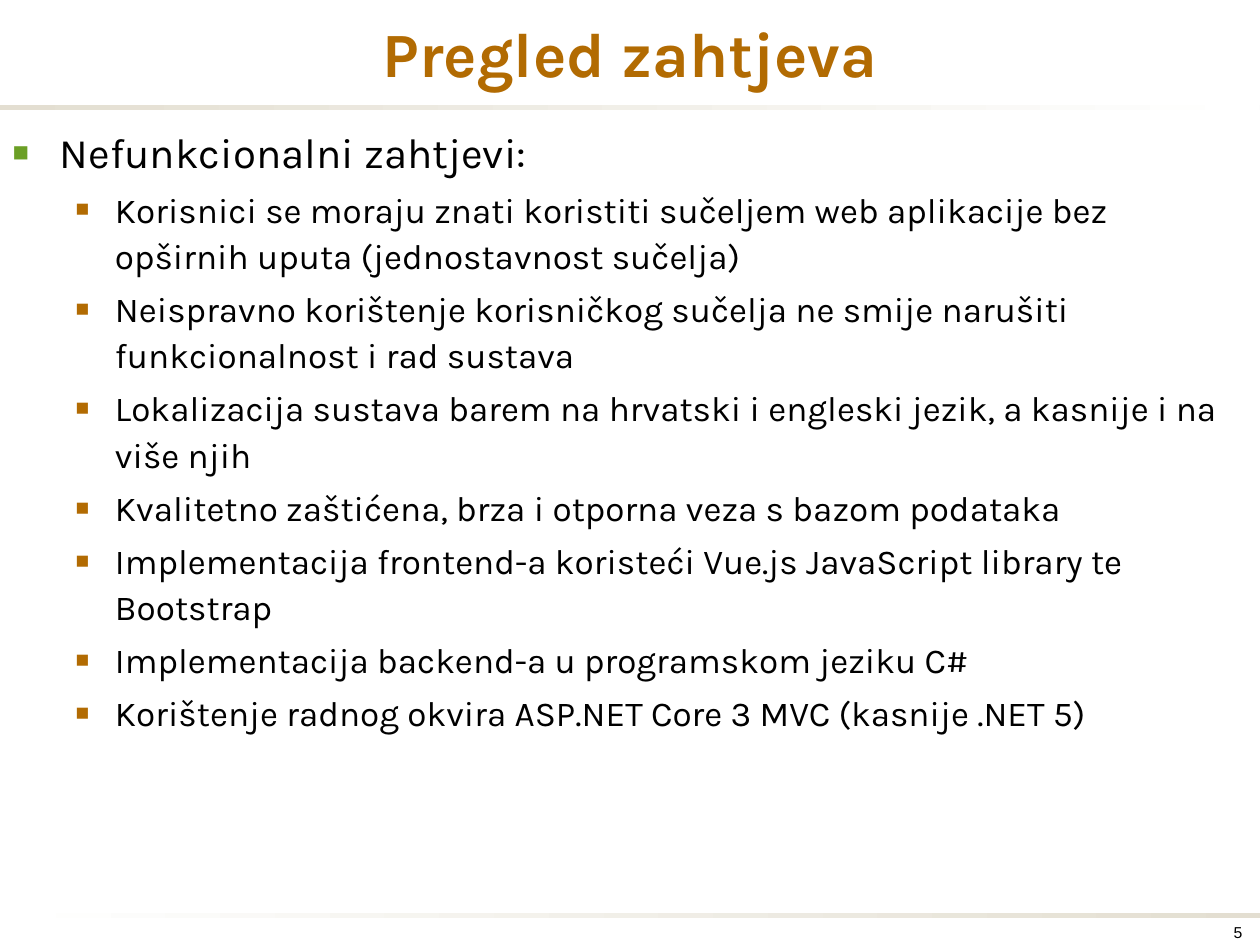
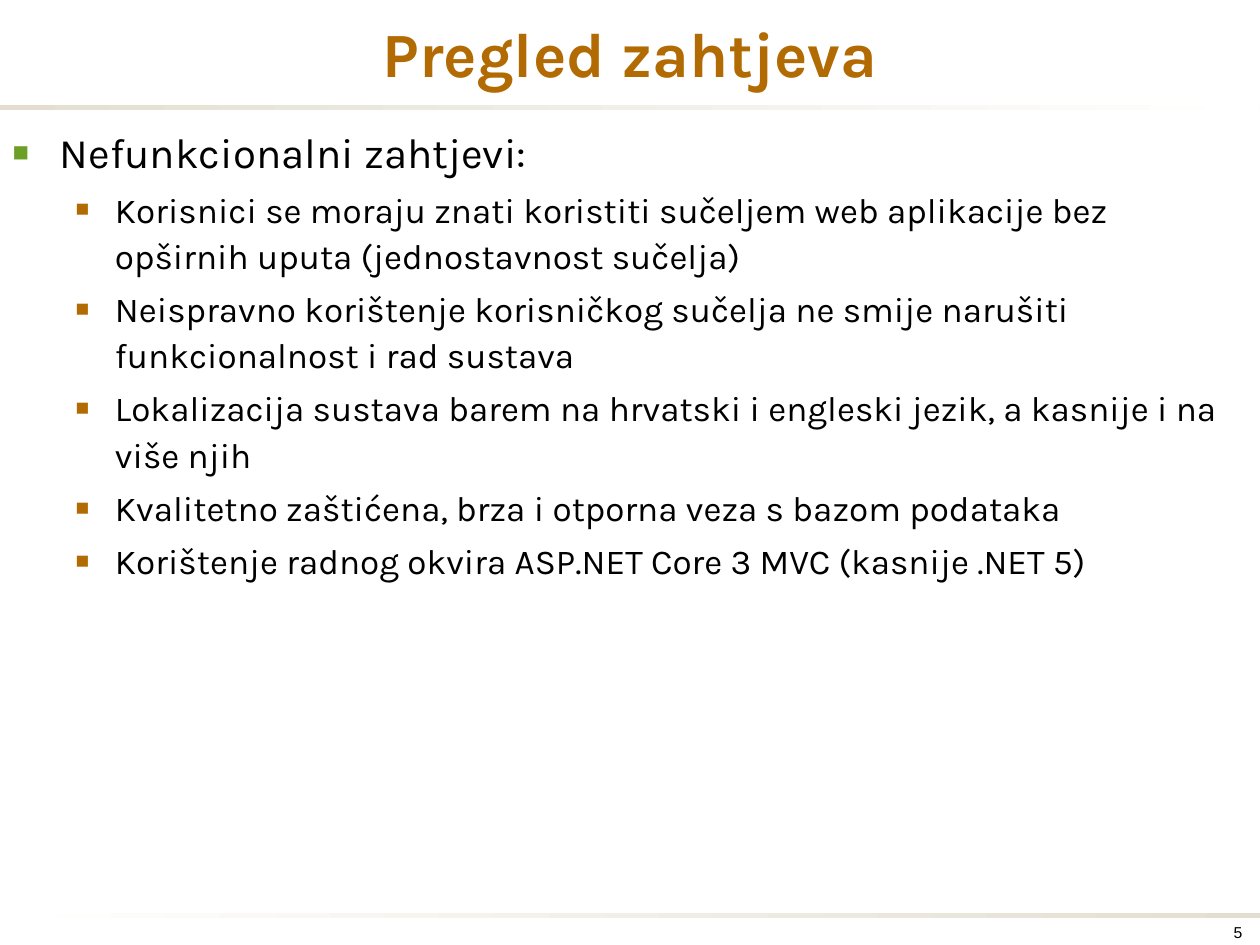
Before and after one commit to m43/fer-opp, a slide deck: slide 5 of [HiveMind] KKRudesWebapp.pptx. Drawn at 1260x945 pixels with LibreOffice and Linux fonts; fonts in the diff are those of the drawing; background and template pictures are left out. Boxes give left, top, right and bottom in pixels: in the first picture for what was removed or moved away, otherwise in the second. Text is boxed around its words. In the diff, an @@ line names an element or a change of style, - is before the commit and + after.

```diff
--- a/[HiveMind] KKRudesWebapp.pptx
+++ b/[HiveMind] KKRudesWebapp.pptx
@@ text at (115, 547, 1122, 682): paragraphs removed @@
-  ■ Implementacija frontend-a koristeći Vue.js JavaScript library te Bootstrap
-  ■ Implementacija backend-a u programskom jeziku C#
```
Also in this commit, not shown: 5 other slides changed, 1 slide removed.
